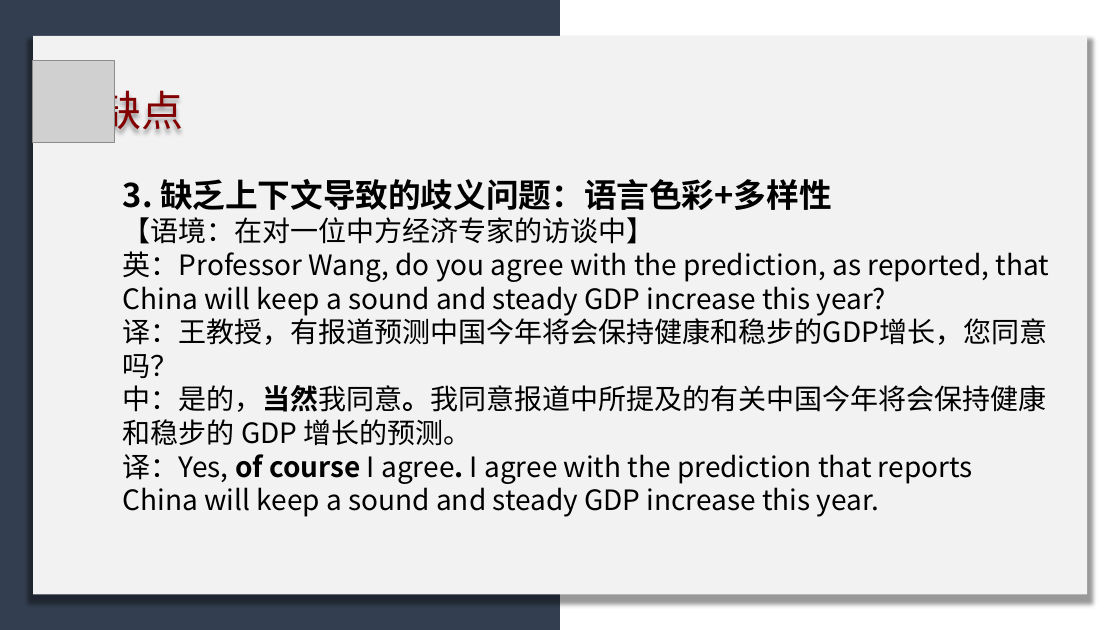
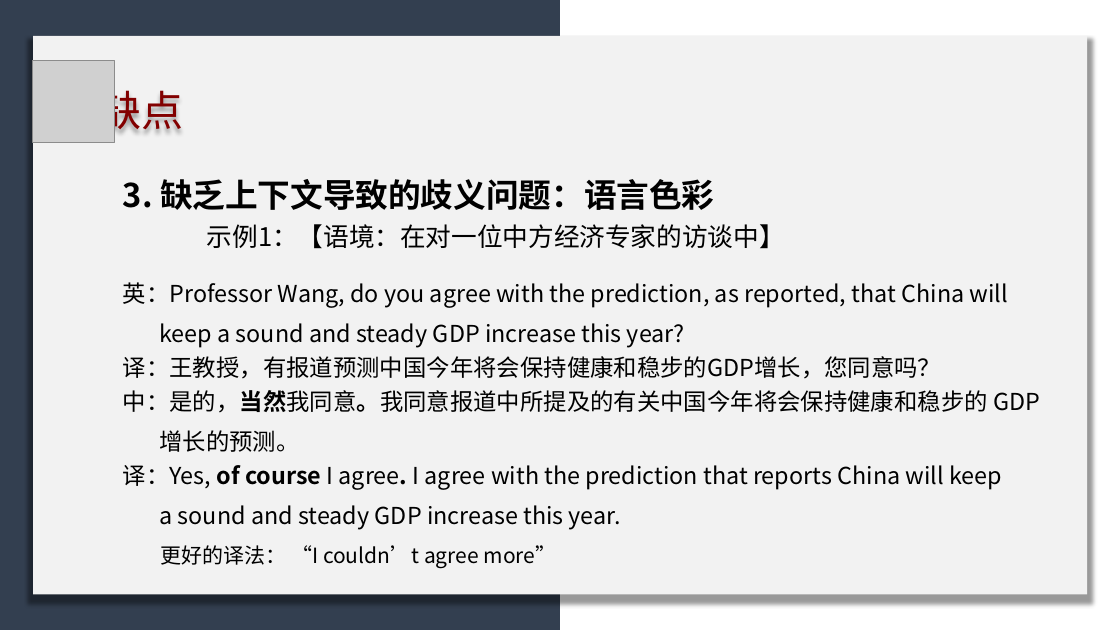
Before and after one commit to licheng0573/RosettaStone, a slide deck: slide 20 of 二组展示.pptx. Drawn at 1120x630 pixels with LibreOffice and Linux fonts; fonts in the diff are those of the drawing; grey boxes stand for pictures. Boxes give left, top, right and bottom in pixels: in the first picture for what was removed or moved away, otherwise in the second. Text is boxed around its words. In the diff, an @@ line names an element or a change of style, - is before the commit and + after.

```diff
--- a/二组展示.pptx
+++ b/二组展示.pptx
@@ text at [123,179,1040,569]: text changed; size 24 to 20 pt @@
-3. 缺乏上下文导致的歧义问题：语言色彩+多样性
-【语境：在对一位中方经济专家的访谈中】
-英：Professor Wang, do you agree with the prediction, as reported, that China will keep a sound and steady GDP increase this year?
-译：王教授，有报道预测中国今年将会保持健康和稳步的GDP增长，您同意吗？
-中：是的，当然我同意。我同意报道中所提及的有关中国今年将会保持健康和稳步的 GDP 增长的预测。
-译：Yes, of course I agree. I agree with the prediction that reports China will keep a sound and steady GDP increase this year.
+3. 缺乏上下文导致的歧义问题：语言色彩
+示例1：【语境：在对一位中方经济专家的访谈中】
+英：Professor Wang, do you agree with the prediction, as reported, that China will
+keep a sound and steady GDP increase this year?
+译：王教授，有报道预测中国今年将会保持健康和稳步的GDP增长，您同意吗？
+中：是的，当然我同意。我同意报道中所提及的有关中国今年将会保持健康和稳步的 GDP
+增长的预测。
+译：Yes, of course I agree. I agree with the prediction that reports China will keep
+a sound and steady GDP increase this year.
+更好的译法： “I couldn’t agree more”
```
Also in this commit, not shown: 7 other slides changed.
